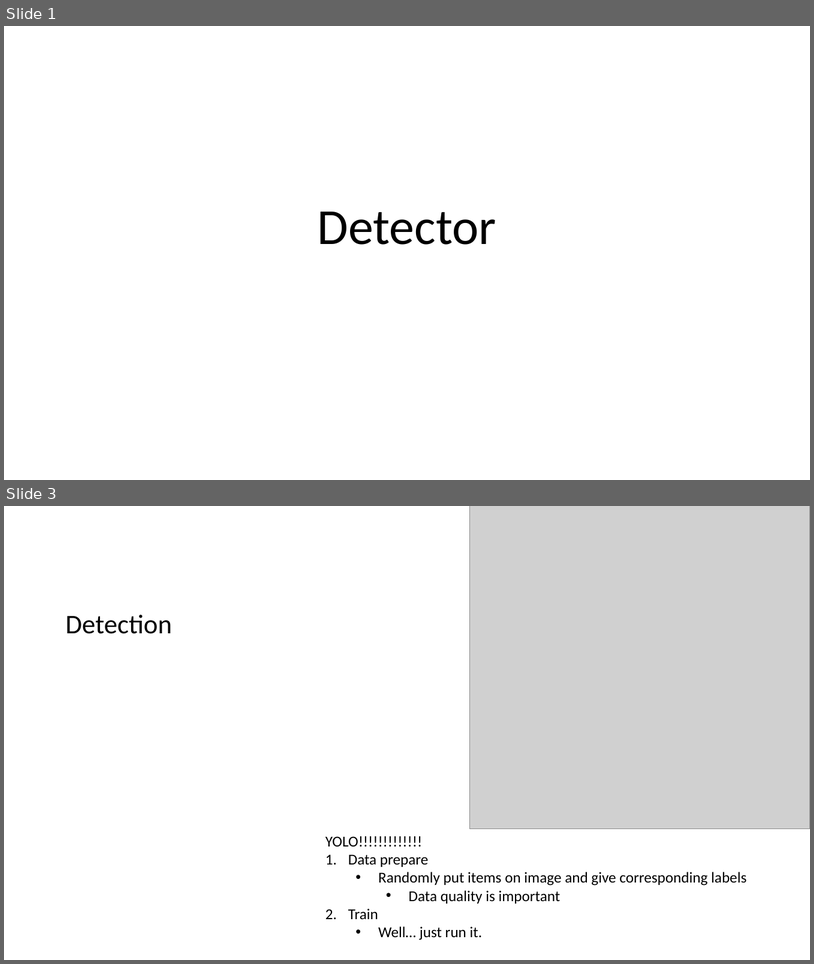
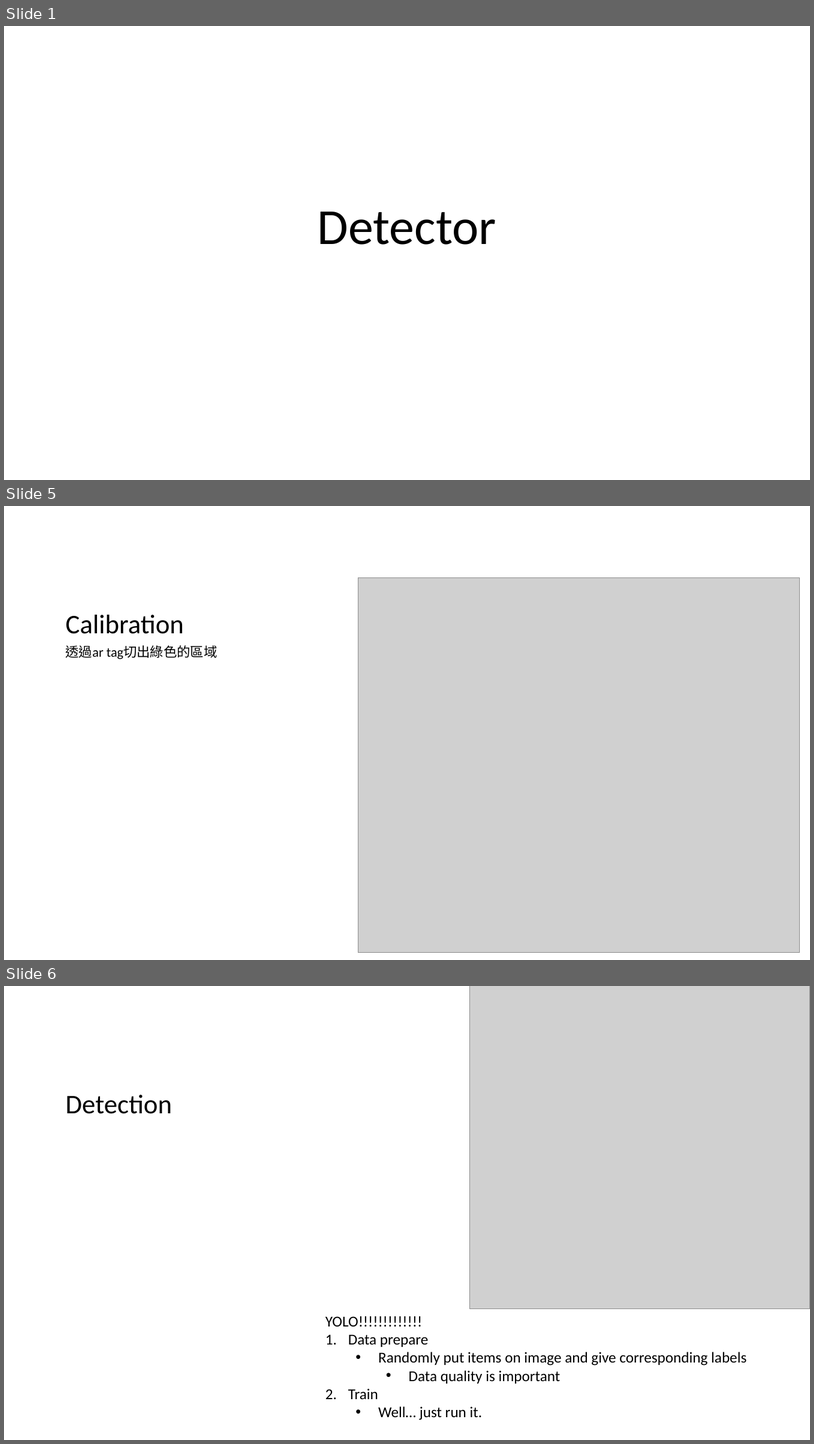
Before and after one commit to MeowOhMeow/CHIPI-CHIPI-CHAPA-CHAPA-DUBI-DUBI-DABA-DABA, a slide deck: ppts/Detector.pptx. Shown one above the other, each under a label of ours: slides 1 and 3 before the commit, slides 1, 5 and 6 after it; the slides between them are not shown. The pictures are 814x964 and 814x1444 pixels, drawn with LibreOffice and Linux fonts; fonts in the diff are those of the drawing; grey boxes stand for pictures. Boxes give left, top, right and bottom in pixels: in the first picture for what was removed or moved away, otherwise in the second. Text is boxed around its words. In the diff, an @@ line names an element or a change of style, - is before the commit and + after.

```diff
--- a/ppts/Detector.pptx
+++ b/ppts/Detector.pptx
@@ slide 5 added at box(4, 506, 810, 960), background #FFFFFF @@
@@ picture added at box(359, 577, 800, 952) @@
@@ title added at box(66, 615, 184, 634), 32 pt, text #000000 @@
+Calibration
@@ text added at box(66, 645, 218, 659), 16 pt, text #000000 @@
+透過ar tag切出綠色的區域
@@ what was slide 3 is now slide 6 @@
```
Also in this commit, not shown: 2 slides changed, 3 other slides added, 1 other file.
